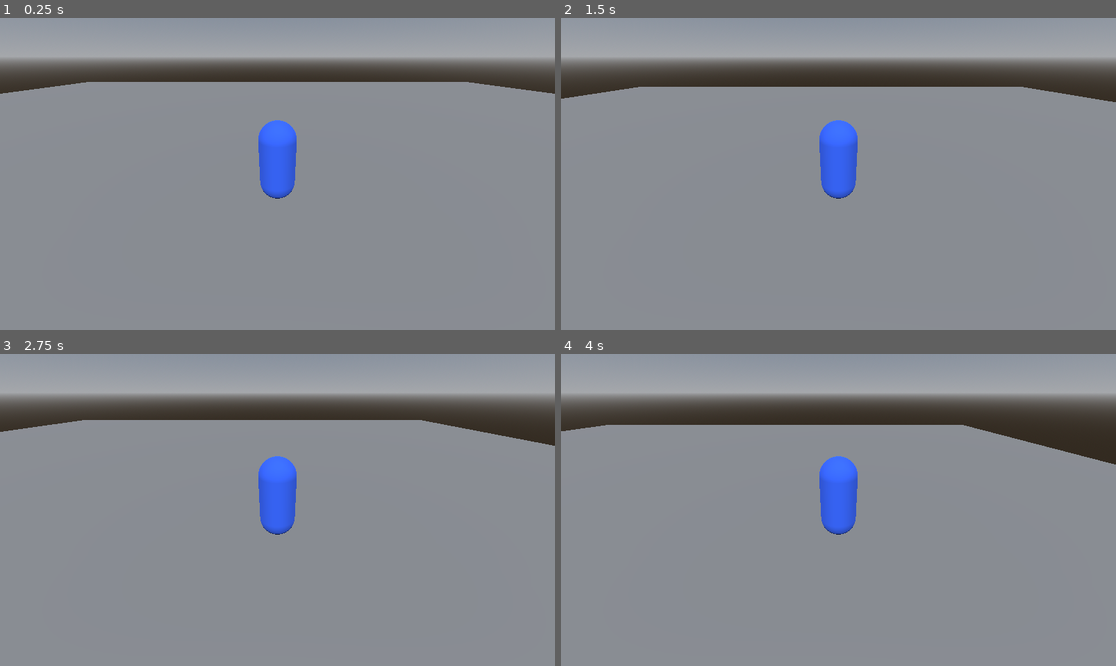
Above: before the commit, frames 1-4 (two rows, left to right).
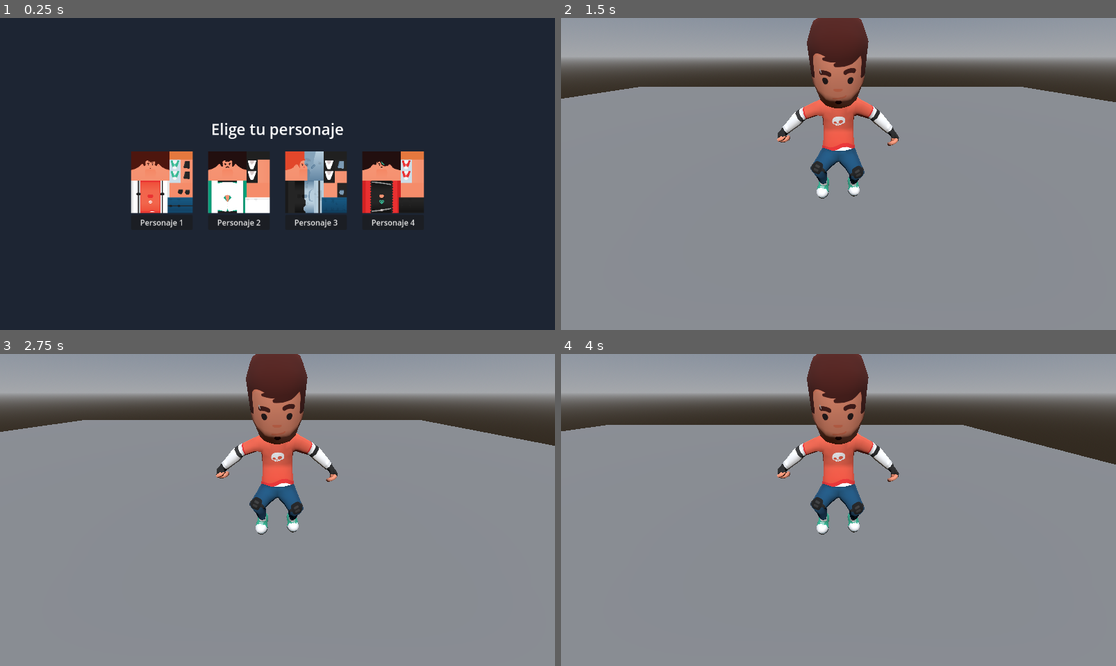
Above: after the commit, the same moments.

Repository: BigBang1010101010/game12
Game: Godot game, scene res://scenes/character_select.tscn
The game is run twice, just before and just after one commit, with the same random seed, the same clock (stepped at 60 frames per second) and the same inputs. Before the commit the project starts from res://scenes/main.tscn.
Inputs (mouse positions are in pixels of both pictures, inside the frame that each line leads up to):
- Up to frame 1 (0.25 s): no input
- Up to frame 2 (1.5 s): click (721, 223) at 0.5 s, where only the run after the commit has a clickable "Personaje 1"; hold D (move_right) from 1.28 s (still down); tap Space (jump) at 1.35 s
- Up to frame 3 (2.75 s): tap Space (jump) at 1.52, 1.82, 2.1, 2.27, 2.57 s; release D (move_right) at 2.03 s; hold S (move_back) from 2.03 s (still down)
- Up to frame 4 (4 s): release S (move_back) at 2.78 s; hold D (move_right) 2.78-3.53 s; tap Space (jump) at 2.85, 3.6, 3.77 s; hold W (move_forward) from 3.53 s (still down)

The runs differ from the first frame. In frame 1, 100% of the frame differs, in the area x 0-100%, y 0-100%; in frame 2, 5.4%; in frame 3, 5.4%; in frame 4, 5.4%.

Commit message:
Add character selection with real CC0 Kenney character models
Source: Kenney's "Animated Characters 2" pack via the ETdoFresh/kenney.nl
mirror (CC0). The Starter-Kit-3D-Platformer repo requested for characters
only ships one robot model with idle/walk/jump anims, no distinct human
variants, so this pulls from the mirror instead per follow-up direction.

assets/characters/:
- character_model.glb: rigged mesh + 58-bone Skeleton3D, converted from
  the pack's characterMedium.fbx via FBX2glTF.
- skins/character_01..04.png: 4 skin textures applied at runtime
  (character_01/02 = skaterMaleA/criminalMaleA, 03/04 =
  cyborgFemaleA/skaterFemaleA - 2 male, 2 female). All 4 share one mesh,
  matching how the source pack itself is designed (paperdoll skins).
- animations/idle.glb, jump.glb, run.glb: converted the same way from
  the pack's animation-only FBX files. These carry a flat transform-node
  hierarchy with no skin data of their own, so their tracks are retargeted
  by bone name onto character_model.glb's skeleton at runtime
  (scripts/character_rig.gd) rather than baked into each file - baking
  a re-skinned/re-animated glb directly via GLTFDocument in this sandbox
  (no Blender, no GUI) proved unreliable after two verified attempts, so
  the runtime-binding approach was used instead, same as the existing
  material_override pattern.
- CREDITS.txt: attribution and CC0 license record.

scripts/game_state.gd: autoload storing selected_character (a skin path)
across scene changes.

scenes/character_select.tscn + scripts/character_select.gd: 4-button
picker with skin previews; each button stores its skin path in GameState
and loads scenes/main.tscn.

scripts/player.gd: replaces the capsule mesh with an instance of
character_model.glb (feet-aligned to the capsule's bottom), applies the
selected skin via material_override, builds an AnimationPlayer via
CharacterRig, and switches idle/run/jump based on move state and
is_on_floor(). Character spawn is deferred via call_deferred since
add_child() during the node's own _ready() can race the scene's initial
setup.

project.godot: added the GameState autoload and set
character_select.tscn as the main scene.

Verified end-to-end with a locally downloaded Godot 4.3 headless binary
(not just structural checks): character_select's 4 buttons resolve,
main.tscn spawns the model with a real 58-bone skeleton, the skin
texture loads, all three animations resolve every bone track with zero
"couldn't resolve track" warnings, a bone's rotation numerically changes
during playback (confirming retargeting actually drives the skeleton,
not just present as inert data), animation switches with movement state,
and the floor collision/gravity behavior is unchanged (player still
settles at (0, 0.9, 0)).

Diff:
--- a/project.godot
+++ b/project.godot
@@ -12,7 +12,7 @@
 [application]
 
 config/name="game12"
-run/main_scene="res://scenes/main.tscn"
+run/main_scene="res://scenes/character_select.tscn"
 config/features=PackedStringArray("4.3", "Mobile")
 config/icon="res://icon.svg"
 
@@ -44,6 +44,10 @@
 ]
 }
 
+[autoload]
+
+GameState="*res://scripts/game_state.gd"
+
 [rendering]
 
 renderer/rendering_method="mobile"
--- /dev/null
+++ b/scenes/character_select.tscn
@@ -0,0 +1,110 @@
+[gd_scene load_steps=6 format=3]
+
+[ext_resource type="Script" path="res://scripts/character_select.gd" id="1_select"]
+[ext_resource type="Texture2D" path="res://assets/characters/skins/character_01.png" id="2_skin01"]
+[ext_resource type="Texture2D" path="res://assets/characters/skins/character_02.png" id="3_skin02"]
+[ext_resource type="Texture2D" path="res://assets/characters/skins/character_03.png" id="4_skin03"]
+[ext_resource type="Texture2D" path="res://assets/characters/skins/character_04.png" id="5_skin04"]
+
+[node name="CharacterSelect" type="Control"]
+layout_mode = 3
+anchors_preset = 15
+anchor_right = 1.0
+anchor_bottom = 1.0
+grow_horizontal = 2
+grow_vertical = 2
+script = ExtResource("1_select")
+
+[node name="Background" type="ColorRect" parent="."]
+layout_mode = 1
+anchors_preset = 15
+anchor_right = 1.0
+anchor_bottom = 1.0
+grow_horizontal = 2
+grow_vertical = 2
+color = Color(0.113725, 0.145098, 0.2, 1)
+
+[node name="CenterContainer" type="CenterContainer" parent="."]
+layout_mode = 1
+anchors_preset = 15
+anchor_right = 1.0
+anchor_bottom = 1.0
+grow_horizontal = 2
+grow_vertical = 2
+
+[node name="VBoxContainer" type="VBoxContainer" parent="CenterContainer"]
+layout_mode = 2
+theme_override_constants/separation = 24
+alignment = 1
+
+[node name="Title" type="Label" parent="CenterContainer/VBoxContainer"]
+layout_mode = 2
+horizontal_alignment = 1
+theme_override_font_sizes/font_size = 32
+text = "Elige tu personaje"
+
+[node name="Characters" type="HBoxContainer" parent="CenterContainer/VBoxContainer"]
+layout_mode = 2
+theme_override_constants/separation = 32
+alignment = 1
+
+[node name="Character1" type="VBoxContainer" parent="CenterContainer/VBoxContainer/Characters"]
+layout_mode = 2
+
+[node name="Preview" type="TextureRect" parent="CenterContainer/VBoxContainer/Characters/Character1"]
+custom_minimum_size = Vector2(128, 128)
+layout_mode = 2
+texture = ExtResource("2_skin01")
+expand_mode = 1
+stretch_mode = 5
+
+[node name="SelectButton" type="Button" parent="CenterContainer/VBoxContainer/Characters/Character1"]
+layout_mode = 2
+text = "Personaje 1"
+
+[node name="Character2" type="VBoxContainer" parent="CenterContainer/VBoxContainer/Characters"]
+layout_mode = 2
+
+[node name="Preview" type="TextureRect" parent="CenterContainer/VBoxContainer/Characters/Character2"]
+custom_minimum_size = Vector2(128, 128)
+layout_mode = 2
+texture = ExtResource("3_skin02")
+expand_mode = 1
+stretch_mode = 5
+
+[node name="SelectButton" type="Button" parent="CenterContainer/VBoxContainer/Characters/Character2"]
+layout_mode = 2
+text = "Personaje 2"
+
+[node name="Character3" type="VBoxContainer" parent="CenterContainer/VBoxContainer/Characters"]
+layout_mode = 2
+
+[node name="Preview" type="TextureRect" parent="CenterContainer/VBoxContainer/Characters/Character3"]
+custom_minimum_size = Vector2(128, 128)
+layout_mode = 2
+texture = ExtResource("4_skin03")
+expand_mode = 1
+stretch_mode = 5
+
+[node name="SelectButton" type="Button" parent="CenterContainer/VBoxContainer/Characters/Character3"]
+layout_mode = 2
+text = "Personaje 3"
+
+[node name="Character4" type="VBoxContainer" parent="CenterContainer/VBoxContainer/Characters"]
+layout_mode = 2
+
+[node name="Preview" type="TextureRect" parent="CenterContainer/VBoxContainer/Characters/Character4"]
+custom_minimum_size = Vector2(128, 128)
+layout_mode = 2
+texture = ExtResource("5_skin04")
+expand_mode = 1
+stretch_mode = 5
+
+[node name="SelectButton" type="Button" parent="CenterContainer/VBoxContainer/Characters/Character4"]
+layout_mode = 2
+text = "Personaje 4"
+
+[connection signal="pressed" from="CenterContainer/VBoxContainer/Characters/Character1/SelectButton" to="." method="_on_character_button_pressed" binds=["res://assets/characters/skins/character_01.png"]]
+[connection signal="pressed" from="CenterContainer/VBoxContainer/Characters/Character2/SelectButton" to="." method="_on_character_button_pressed" binds=["res://assets/characters/skins/character_02.png"]]
+[connection signal="pressed" from="CenterContainer/VBoxContainer/Characters/Character3/SelectButton" to="." method="_on_character_button_pressed" binds=["res://assets/characters/skins/character_03.png"]]
+[connection signal="pressed" from="CenterContainer/VBoxContainer/Characters/Character4/SelectButton" to="." method="_on_character_button_pressed" binds=["res://assets/characters/skins/character_04.png"]]
--- a/scenes/main.tscn
+++ b/scenes/main.tscn
@@ -21,13 +21,6 @@
 [sub_resource type="CapsuleShape3D" id="CapsuleShape3D_1"]
 radius = 0.4
 height = 1.8
-
-[sub_resource type="CapsuleMesh" id="CapsuleMesh_1"]
-radius = 0.4
-height = 1.8
-
-[sub_resource type="StandardMaterial3D" id="StandardMaterial3D_1"]
-albedo_color = Color(0.2, 0.4, 1, 1)
 
 [node name="Main" type="Node3D"]
 
@@ -53,10 +46,6 @@
 [node name="CollisionShape3D" type="CollisionShape3D" parent="Player"]
 shape = SubResource("CapsuleShape3D_1")
 
-[node name="MeshInstance3D" type="MeshInstance3D" parent="Player"]
-mesh = SubResource("CapsuleMesh_1")
-material_override = SubResource("StandardMaterial3D_1")
-
 [node name="CameraRig" type="Node3D" parent="Player"]
 transform = Transform3D(1, 0, 0, 0, 1, 0, 0, 0, 1, 0, 2, 4)
 
--- /dev/null
+++ b/scripts/character_rig.gd
@@ -0,0 +1,98 @@
+extends RefCounted
+class_name CharacterRig
+
+## Builds an AnimationPlayer with "idle", "jump" and "run" animations retargeted
+## onto the given Skeleton3D's bones. The clips in assets/characters/animations/
+## are exported as a flat transform-node hierarchy (no Skeleton3D of their own,
+## since the source animation-only FBX files carry no skin data), so each track's
+## target node is remapped by bone name onto skeleton's real bone tracks.
+
+const ANIM_PATHS := {
+	"idle": "res://assets/characters/animations/idle.glb",
+	"jump": "res://assets/characters/animations/jump.glb",
+	"run": "res://assets/characters/animations/run.glb",
+}
+
+static func build_animation_player(skeleton: Skeleton3D) -> AnimationPlayer:
+	var bone_names := {}
+	for i in skeleton.get_bone_count():
+		bone_names[skeleton.get_bone_name(i)] = true
+
+	var library := AnimationLibrary.new()
+	for anim_name in ANIM_PATHS:
+		var anim := _load_and_retarget(ANIM_PATHS[anim_name], bone_names)
+		if anim:
+			library.add_animation(anim_name, anim)
+
+	var player := AnimationPlayer.new()
+	player.name = "AnimationPlayer"
+	player.add_animation_library("", library)
+	return player
+
+static func _load_and_retarget(path: String, bone_names: Dictionary) -> Animation:
+	var packed: PackedScene = load(path)
+	if not packed:
+		push_warning("CharacterRig: could not load %s" % path)
+		return null
+	var instance := packed.instantiate()
+	var source_player := _find_animation_player(instance)
+	var source_anim := _find_real_animation(source_player)
+	if not source_anim:
+		instance.queue_free()
+		return null
+
+	var out := Animation.new()
+	out.length = source_anim.length
+	out.loop_mode = Animation.LOOP_LINEAR
+
+	for ti in source_anim.get_track_count():
+		var track_path := str(source_anim.track_get_path(ti))
+		var bone_name := track_path.get_slice(":", 0).get_file()
+		if not bone_names.has(bone_name):
+			continue
+		var ttype := source_anim.track_get_type(ti)
+		if ttype != Animation.TYPE_POSITION_3D and ttype != Animation.TYPE_ROTATION_3D and ttype != Animation.TYPE_SCALE_3D:
+			continue
+		var new_track := out.add_track(ttype)
+		out.track_set_path(new_track, NodePath("Skeleton3D:" + bone_name))
+		for ki in source_anim.track_get_key_count(ti):
+			var t: float = source_anim.track_get_key_time(ti, ki)
+			var v = source_anim.track_get_key_value(ti, ki)
+			match ttype:
+				Animation.TYPE_POSITION_3D:
+					out.position_track_insert_key(new_track, t, v)
+				Animation.TYPE_ROTATION_3D:
+					out.rotation_track_insert_key(new_track, t, v)
+				Animation.TYPE_SCALE_3D:
+					out.scale_track_insert_key(new_track, t, v)
+
+	instance.queue_free()
+	return out
+
+static func _find_animation_player(n: Node) -> AnimationPlayer:
+	if n is AnimationPlayer:
+		return n
+	for c in n.get_children():
+		var r := _find_animation_player(c)
+		if r:
+			return r
+	return null
+
+static func _find_real_animation(player: AnimationPlayer) -> Animation:
+	if not player:
+		return null
+	for lib_name in player.get_animation_library_list():
+		var lib := player.get_animation_library(lib_name)
+		for anim_name in lib.get_animation_list():
+			if not anim_name.contains("Targeting"):
+				return lib.get_animation(anim_name)
+	return null
+
+static func find_skeleton(n: Node) -> Skeleton3D:
+	if n is Skeleton3D:
+		return n
+	for c in n.get_children():
+		var r := find_skeleton(c)
+		if r:
+			return r
+	return null
--- /dev/null
+++ b/scripts/character_select.gd
@@ -0,0 +1,7 @@
+extends Control
+
+const MAIN_SCENE := "res://scenes/main.tscn"
+
+func _on_character_button_pressed(skin_path: String) -> void:
+	GameState.selected_character = skin_path
+	get_tree().change_scene_to_file(MAIN_SCENE)
--- /dev/null
+++ b/scripts/game_state.gd
@@ -0,0 +1,7 @@
+extends Node
+
+## Skin texture path for the character chosen on the character-select screen.
+## The four characters share one rigged model (assets/characters/character_model.glb);
+## this path selects which skin texture (assets/characters/skins/character_0N.png)
+## gets applied to it. Persists across scene changes since this is an autoload.
+var selected_character: String = "res://assets/characters/skins/character_01.png"
--- a/scripts/player.gd
+++ b/scripts/player.gd
@@ -2,6 +2,18 @@
 
 const SPEED := 5.0
 const JUMP_VELOCITY := 4.5
+
+const CHARACTER_MODEL := "res://assets/characters/character_model.glb"
+## Feet-to-origin offset: the capsule collision (radius 0.4, height 1.8) is
+## centered on the Player's origin, so its bottom sits 0.9 below it. The
+## character model's root is at its feet, so it's offset down to match.
+const MODEL_FEET_OFFSET := -0.9
+
+var animation_player: AnimationPlayer
+var skeleton: Skeleton3D
+
+func _ready() -> void:
+	call_deferred("_spawn_character_model")
 
 func _physics_process(delta: float) -> void:
 	if not is_on_floor():
@@ -20,3 +32,60 @@
 		velocity.z = move_toward(velocity.z, 0, SPEED)
 
 	move_and_slide()
+	_update_animation()
+
+func _spawn_character_model() -> void:
+	var packed: PackedScene = load(CHARACTER_MODEL)
+	var instance := packed.instantiate()
+	instance.name = "CharacterModel"
+	instance.transform.origin.y = MODEL_FEET_OFFSET
+	add_child(instance)
+
+	skeleton = CharacterRig.find_skeleton(instance)
+	if not skeleton:
+		push_warning("Player: no Skeleton3D found in character model")
+		return
+
+	_apply_skin(skeleton)
+
+	animation_player = CharacterRig.build_animation_player(skeleton)
+	# AnimationPlayer must be a sibling of the Skeleton3D (not its child): its
+	# default root_node is its own parent, and bone tracks are written as
+	# "Skeleton3D:BoneName" paths relative to that root.
+	skeleton.get_parent().add_child(animation_player)
+	animation_player.play("idle")
+
+func _apply_skin(skel: Skeleton3D) -> void:
+	var mesh_instance := _find_mesh_instance(skel)
+	if not mesh_instance:
+		push_warning("Player: no MeshInstance3D found in character model")
+		return
+	var skin_texture: Texture2D = load(GameState.selected_character)
+	if not skin_texture:
+		push_warning("Player: could not load skin texture %s" % GameState.selected_character)
+		return
+	var material := StandardMaterial3D.new()
+	material.albedo_texture = skin_texture
+	mesh_instance.material_override = material
+
+func _find_mesh_instance(n: Node) -> MeshInstance3D:
+	if n is MeshInstance3D:
+		return n
+	for c in n.get_children():
+		var r := _find_mesh_instance(c)
+		if r:
+			return r
+	return null
+
+func _update_animation() -> void:
+	if not animation_player:
+		return
+	var next_animation: String
+	if not is_on_floor():
+		next_animation = "jump"
+	elif Vector2(velocity.x, velocity.z).length() > 0.1:
+		next_animation = "run"
+	else:
+		next_animation = "idle"
+	if animation_player.current_animation != next_animation:
+		animation_player.play(next_animation, 0.1)
Not shown, added: assets/characters/CREDITS.txt
Binary file added: assets/characters/animations/idle.glb
Binary file added: assets/characters/animations/jump.glb
Binary file added: assets/characters/animations/run.glb
Binary file added: assets/characters/character_model.glb
Binary file added: assets/characters/skins/character_01.png
Binary file added: assets/characters/skins/character_02.png
Binary file added: assets/characters/skins/character_03.png
Binary file added: assets/characters/skins/character_04.png
Not shown: 1 places in scenes/main.tscn that only renumber resources
